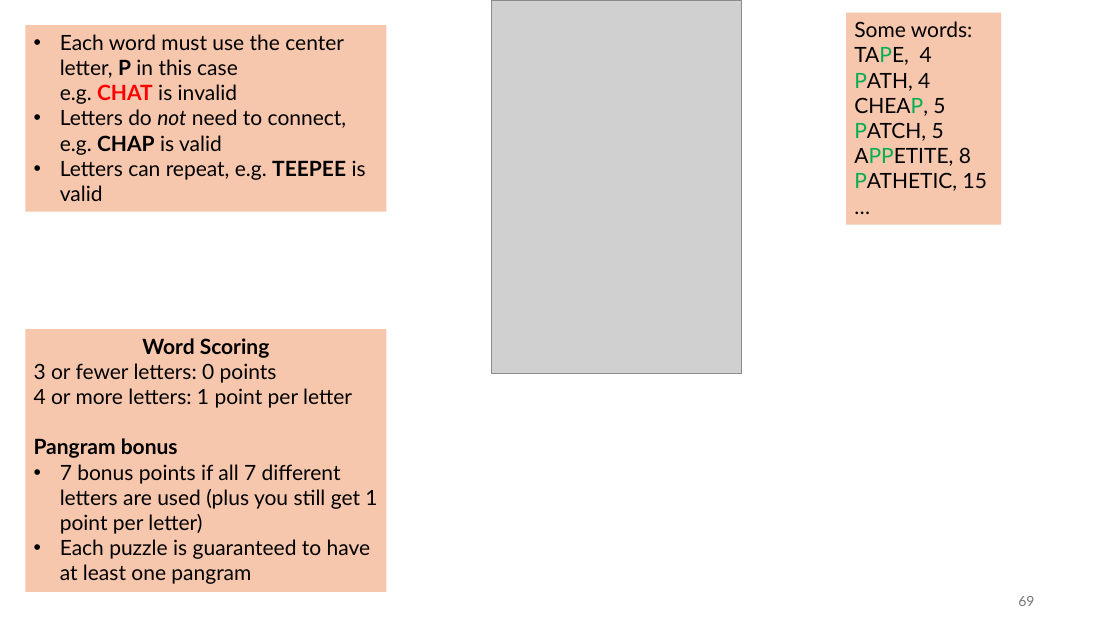
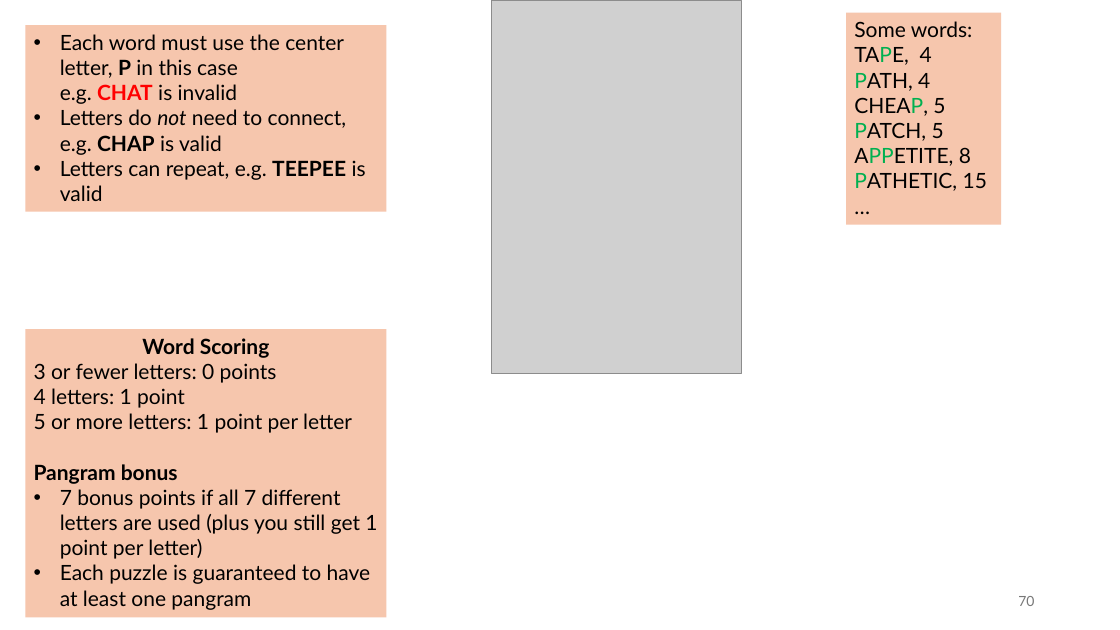
Before and after one commit to tjd1234/cmpt120spring2026, a slide deck: slide 70 of lecture_notes/chapter7/chapter7.pptx (slide 69 before the commit). Drawn at 1120x630 pixels with LibreOffice and Linux fonts; fonts in the diff are those of the drawing; grey boxes stand for pictures. Boxes give left, top, right and bottom in pixels: in the first picture for what was removed or moved away, otherwise in the second. Text is boxed around its words. In the diff, an @@ line names an element or a change of style, - is before the commit and + after.

```diff
--- a/lecture_notes/chapter7/chapter7.pptx
+++ b/lecture_notes/chapter7/chapter7.pptx
@@ rectangle "Word Scoring": place and size @@
-rectangle "Word Scoring" at (25,329,386,592)
+rectangle "Word Scoring" at (25,329,386,618)
@@ text in rectangle at (34,388,352,433): text changed @@
-4 or more letters: 1 point per letter
+4 letters: 1 point
+5 or more letters: 1 point per letter
@@ page number at (1018,596,1034,606): text changed @@
-69
+70
```
Also in this commit, not shown: 22 other slides changed, 1 slide added.
